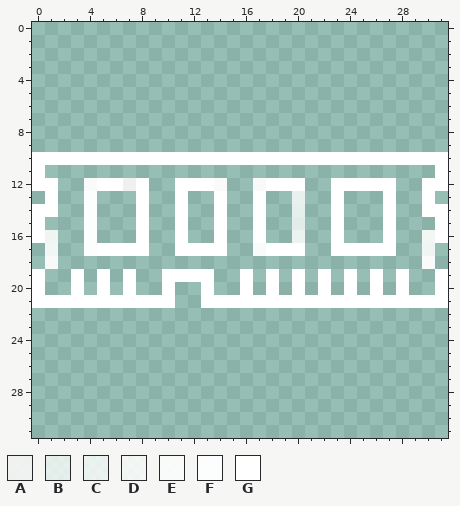
Pixel-art sprite: UCTronics_OLED_Display_Python/python/img/ram.png. Above is the file before it was changed.
The file is 32x32 pixels. Pixels under 10% opacity are left out. Colours within 5 levels of each other are drawn and written as one.
Palette (. is transparent): A #f5f5f5ef  B #ffffffbf  C #ffffffcf  D #ffffffdf  E #ffffffef  F #fffffff8  G #ffffff
Pixels before, first column x 0:
10 GGGGGGGGGGGGGGGGGGGGGGGGGGGGGGGG
11 G..............................G
12 GG..EGGAG..GGGE..EGGG..GGGGG..GG
13 .G..F...G..G..G..G..C..G...G..G.
14 GG..F...G..G..G..G..B..G...G..GG
15 G...F...G..G..G..G..B..G...G...G
16 GD..F...G..G..G..G..C..G...G..DG
17 .D..FGGGG..GGGG..EGGG..GGGGG..D.
18 .E............................E.
19 G..G.G.G..GGGG..G.G.G.G.G.G.G..G
20 G..G.G.G..G..G..G.G.G.G.G.G.G..G
21 GGGGGGGGGGG..GGGGGGGGGGGGGGGGGGG
And afterwards:
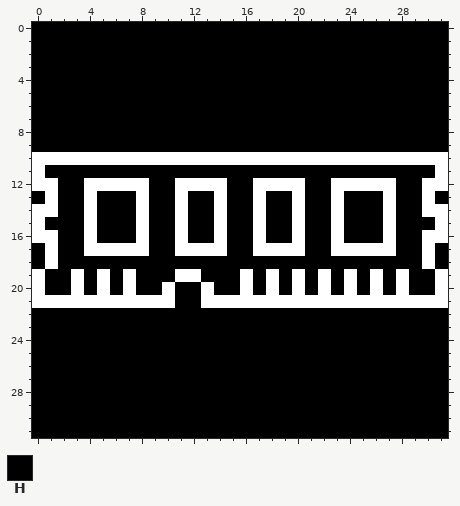
Colours new in this view: H #000000
Difference:
y 0..9: x 0..31 ................................ -> HHHHHHHHHHHHHHHHHHHHHHHHHHHHHHHH
y 11: x 1..30 .............................. -> HHHHHHHHHHHHHHHHHHHHHHHHHHHHHH
y 12: x 2..4 ..E -> HHG; x 7 A -> G; x 9..10 .. -> HH; x 14..17 E..E -> GHHG; x 21..22 .. -> HH; x 28..29 .. -> HH
y 13: x 0 . -> H; x 2..7 ..F... -> HHGHHH; x 9..10 .. -> HH; x 12..13 .. -> HH; x 15..16 .. -> HH; x 18..22 ..C.. -> HHGHH; x 24..26 ... -> HHH; x 28..29 .. -> HH; x 31 . -> H
y 14: x 2..7 ..F... -> HHGHHH; x 9..10 .. -> HH; x 12..13 .. -> HH; x 15..16 .. -> HH; x 18..22 ..B.. -> HHGHH; x 24..26 ... -> HHH; x 28..29 .. -> HH
y 15: x 1..7 ...F... -> HHHGHHH; x 9..10 .. -> HH; x 12..13 .. -> HH; x 15..16 .. -> HH; x 18..22 ..B.. -> HHGHH; x 24..26 ... -> HHH; x 28..30 ... -> HHH
y 16: x 1..7 D..F... -> GHHGHHH; x 9..10 .. -> HH; x 12..13 .. -> HH; x 15..16 .. -> HH; x 18..22 ..C.. -> HHGHH; x 24..26 ... -> HHH; x 28..30 ..D -> HHG
y 17: x 0..4 .D..F -> HGHHG; x 9..10 .. -> HH; x 15..17 ..E -> HHG; x 21..22 .. -> HH; x 28..31 ..D. -> HHGH
y 18: x 0..31 .E............................E. -> HGHHHHHHHHHHHHHHHHHHHHHHHHHHHHGH
y 19: x 1..2 .. -> HH; x 4 . -> H; x 6 . -> H; x 8..10 ..G -> HHH; x 13..15 G.. -> HHH; x 17 . -> H; x 19 . -> H; x 21 . -> H; x 23 . -> H; x 25 . -> H; x 27 . -> H; x 29..30 .. -> HH
y 20: x 1..2 .. -> HH; x 4 . -> H; x 6 . -> H; x 8..9 .. -> HH; x 11..12 .. -> HH; x 14..15 .. -> HH; x 17 . -> H; x 19 . -> H; x 21 . -> H; x 23 . -> H; x 25 . -> H; x 27 . -> H; x 29..30 .. -> HH
y 21: x 11..12 .. -> HH
y 22..31: x 0..31 ................................ -> HHHHHHHHHHHHHHHHHHHHHHHHHHHHHHHH
Pixel boxes of the changes (left, top, right, bottom) in both pictures:
changed: (32, 22, 448, 438)
